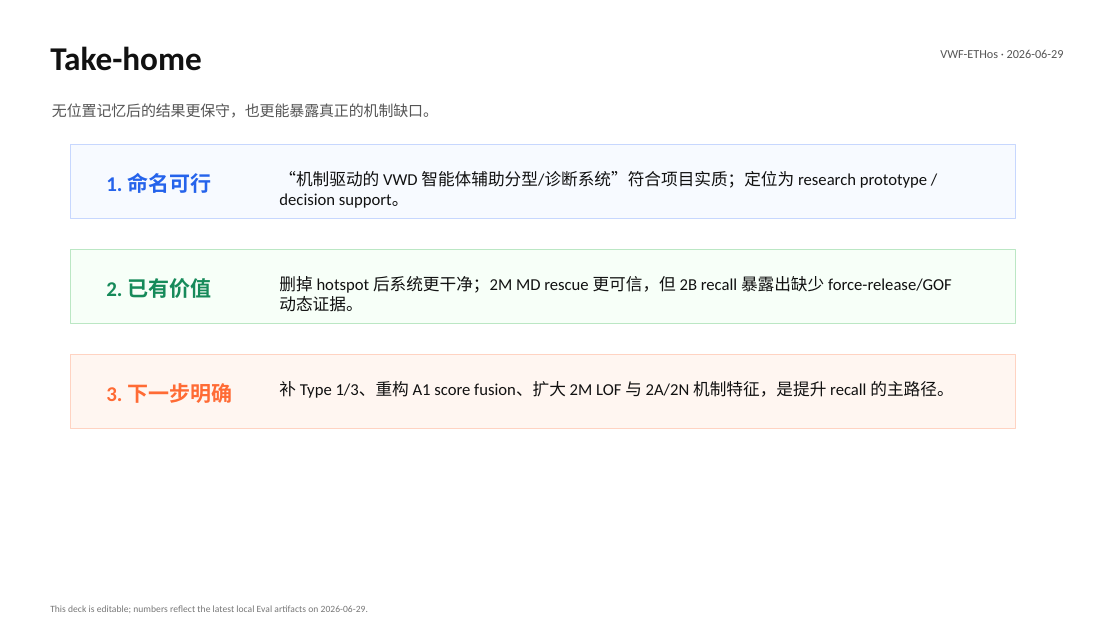
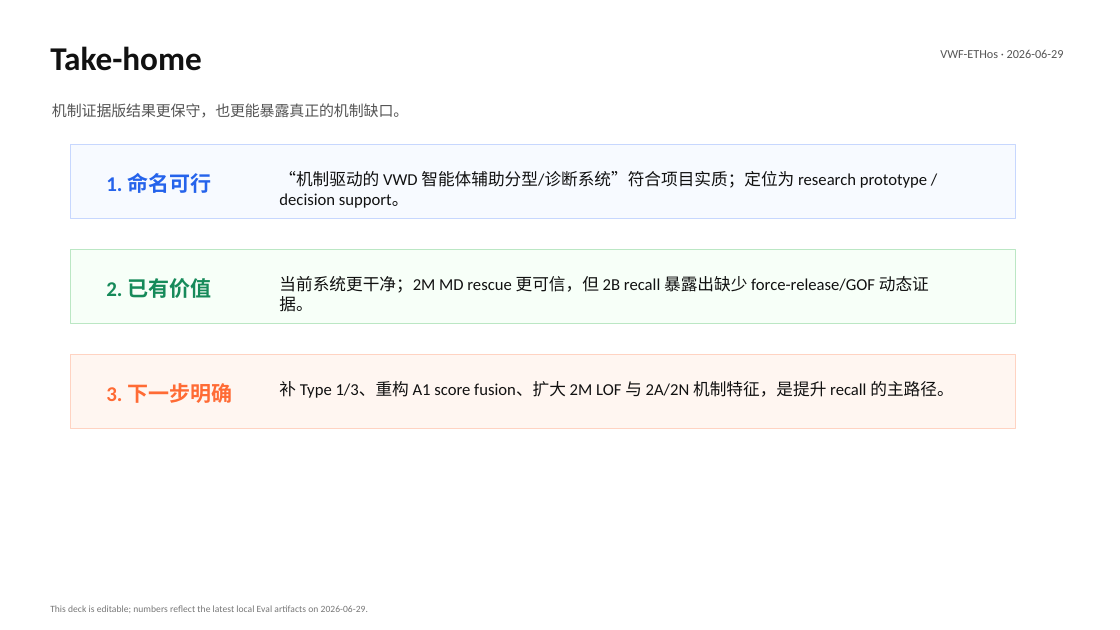
Before and after one commit to LukaDD7/VWF-ETHos, a slide deck: slide 17 of outputs/vwd_mechanism_driven_agentic_diagnosis_2026-06-29.pptx (slide 16 before the commit). Drawn at 1120x630 pixels with LibreOffice and Linux fonts; fonts in the diff are those of the drawing. Boxes give left, top, right and bottom in pixels: in the first picture for what was removed or moved away, otherwise in the second. Text is boxed around its words. In the diff, an @@ line names an element or a change of style, - is before the commit and + after.

Commit message:
clean presentation wording and document thresholds

```diff
--- a/outputs/vwd_mechanism_driven_agentic_diagnosis_2026-06-29.pptx
+++ b/outputs/vwd_mechanism_driven_agentic_diagnosis_2026-06-29.pptx
@@ text at (x1=52, y1=103, x2=408, y2=118): text changed @@
-无位置记忆后的结果更保守，也更能暴露真正的机制缺口。
+机制证据版结果更保守，也更能暴露真正的机制缺口。
@@ text at (x1=279, y1=276, x2=929, y2=312): text changed @@
-删掉 hotspot 后系统更干净；2M MD rescue 更可信，但 2B recall 暴露出缺少 force-release/GOF 动态证据。
+当前系统更干净；2M MD rescue 更可信，但 2B recall 暴露出缺少 force-release/GOF 动态证据。
```
Also in this commit, not shown: 5 other slides changed, 1 slide added, 2 other files.
